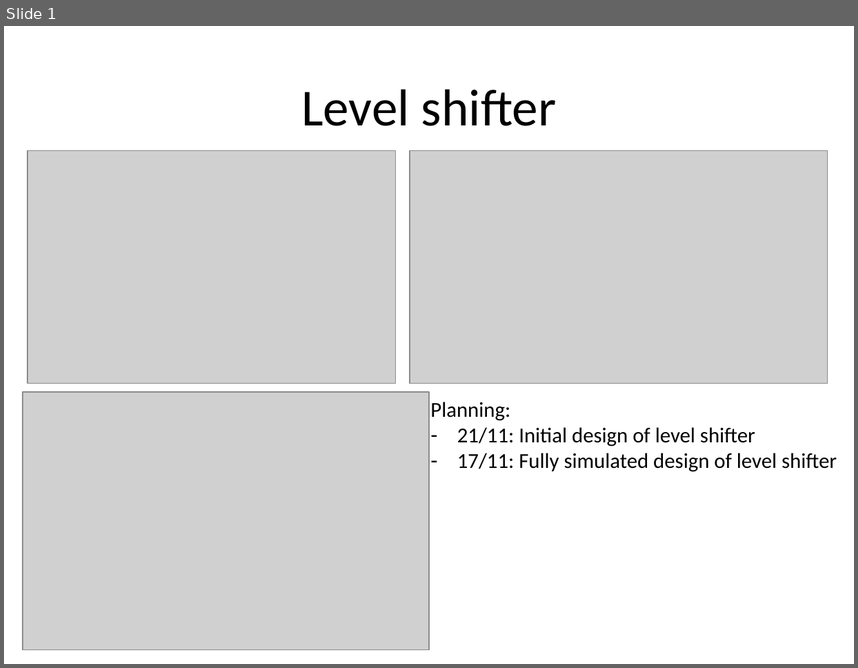
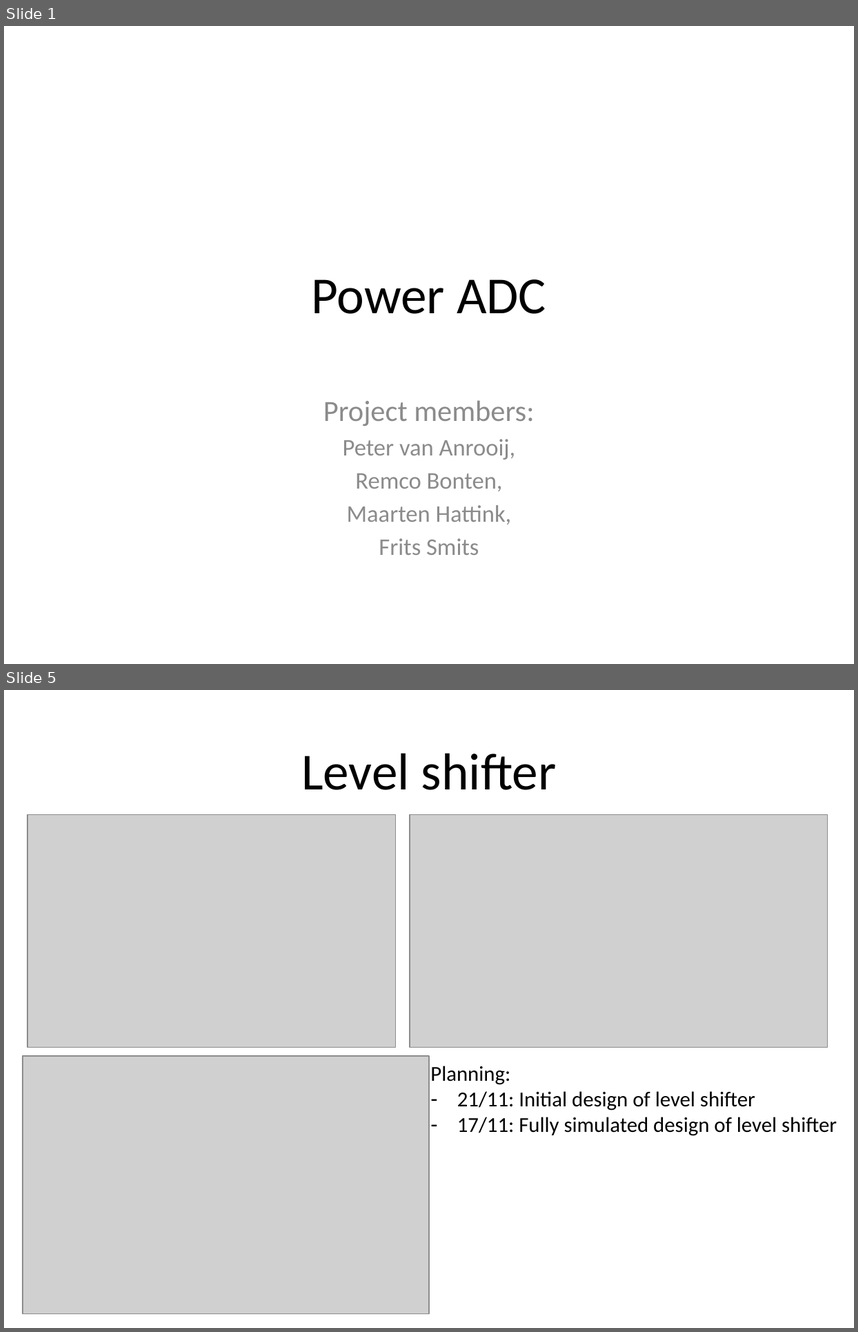
Before and after one commit to MHattink/Power-Mixing-DAC-Report, a slide deck: 2015-11-10 Meeting Radulov/Slides - main.pptx. Shown one above the other, each under a label of ours: slide 1 before the commit, slides 1 and 5 after it; the slides between them are not shown. The pictures are 858x668 and 858x1332 pixels, drawn with LibreOffice and Linux fonts; fonts in the diff are those of the drawing; grey boxes stand for pictures. Boxes give left, top, right and bottom in pixels: in the first picture for what was removed or moved away, otherwise in the second. Text is boxed around its words. In the diff, an @@ line names an element or a change of style, - is before the commit and + after.

```diff
--- a/2015-11-10 Meeting Radulov/Slides - main.pptx
+++ b/2015-11-10 Meeting Radulov/Slides - main.pptx
@@ slide 1 added at [4,26,854,664], background #FFFFFF @@
@@ title added at [311,279,546,314], 44 pt, text #000000 @@
+Power ADC
@@ subtitle added at [323,400,534,555], 20.1 pt, text #8C8C8C @@
+Project members:
+Peter van Anrooij,
+Remco Bonten,
+Maarten Hattink,
+Frits Smits
@@ what was slide 1 is now slide 5 @@
```
Also in this commit, not shown: 3 other slides added.
